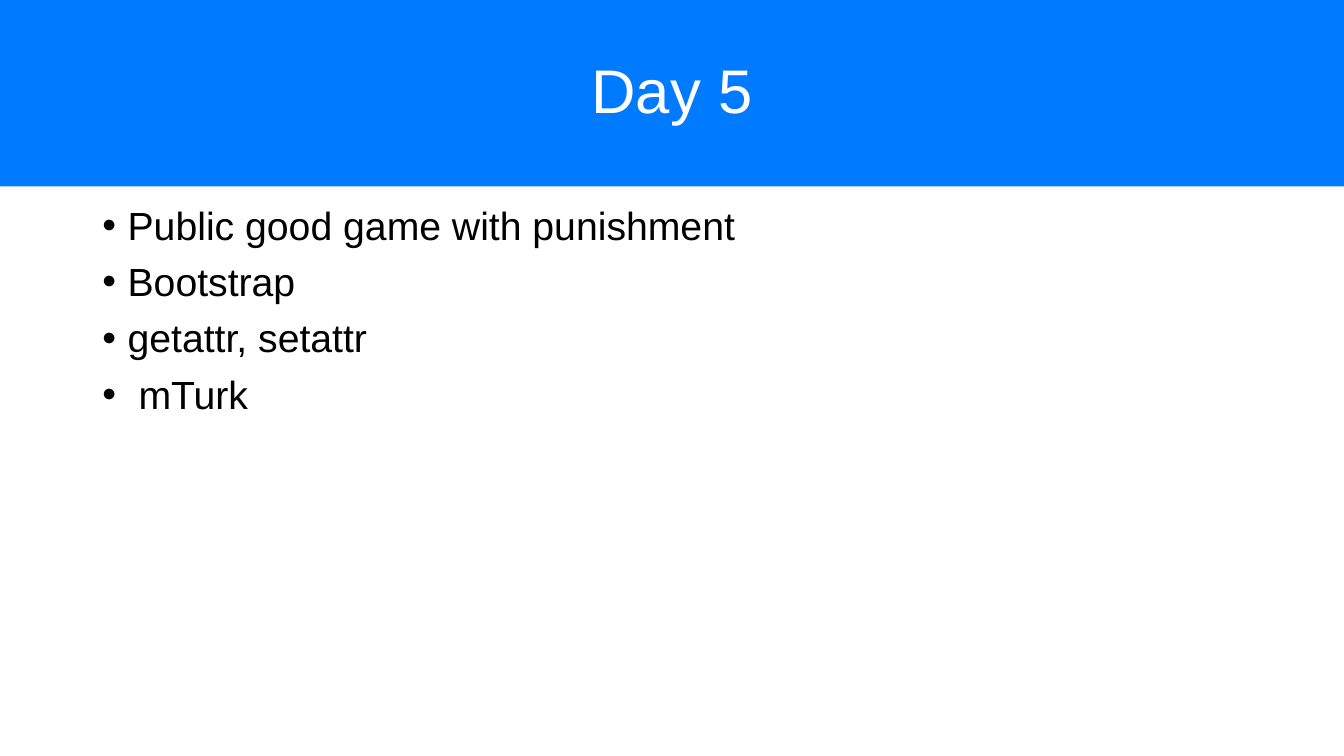
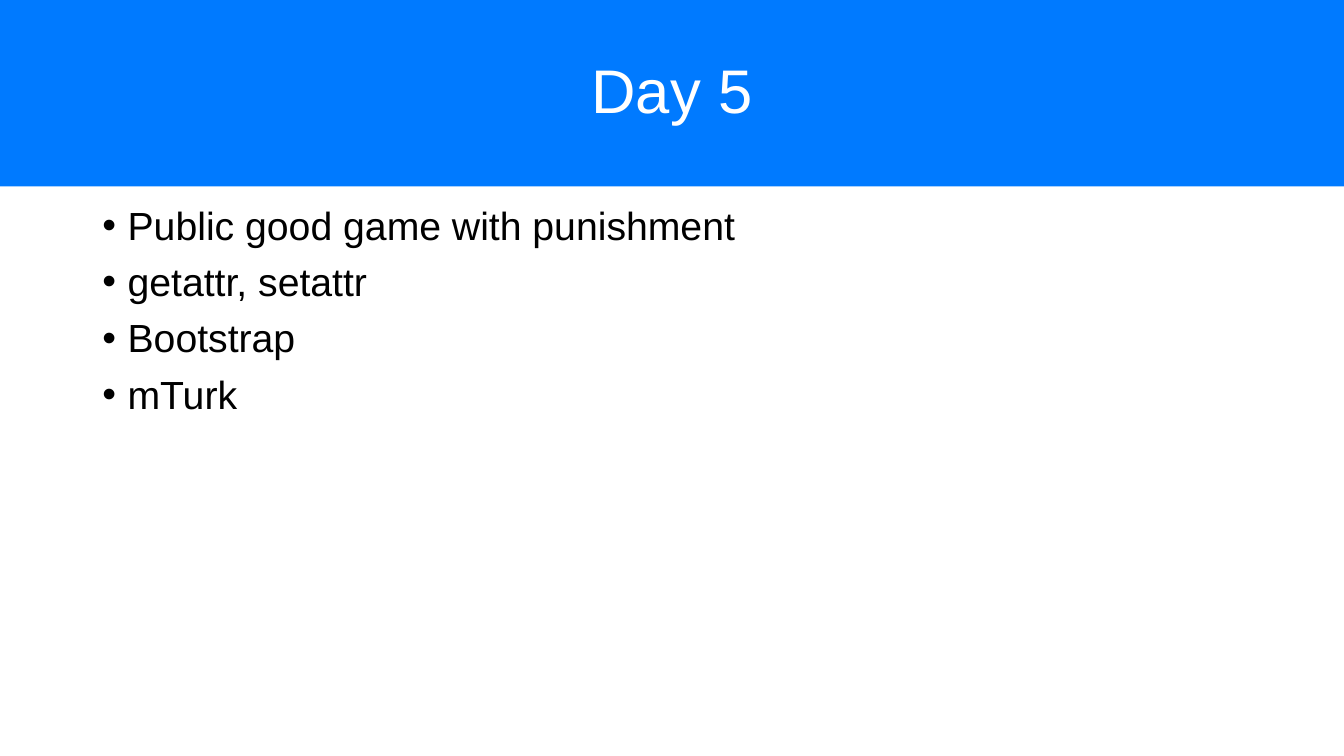
Before and after one commit to chapkovski/uncertainty-summer-school, a slide deck: slide 2 of presentations/frankfurt_july_2019 day5.pptx. Drawn at 1344x756 pixels with LibreOffice and Linux fonts; fonts in the diff are those of the drawing. Boxes give left, top, right and bottom in pixels: in the first picture for what was removed or moved away, otherwise in the second. Text is boxed around its words. In the diff, an @@ line names an element or a change of style, - is before the commit and + after.

```diff
--- a/presentations/frankfurt_july_2019 day5.pptx
+++ b/presentations/frankfurt_july_2019 day5.pptx
@@ text at box(128, 270, 367, 304): paragraph added @@
+• getattr, setattr
@@ text at box(128, 326, 367, 360): paragraph removed @@
-• getattr, setattr
```
Also in this commit, not shown: 9 slides added, 11 other files.
